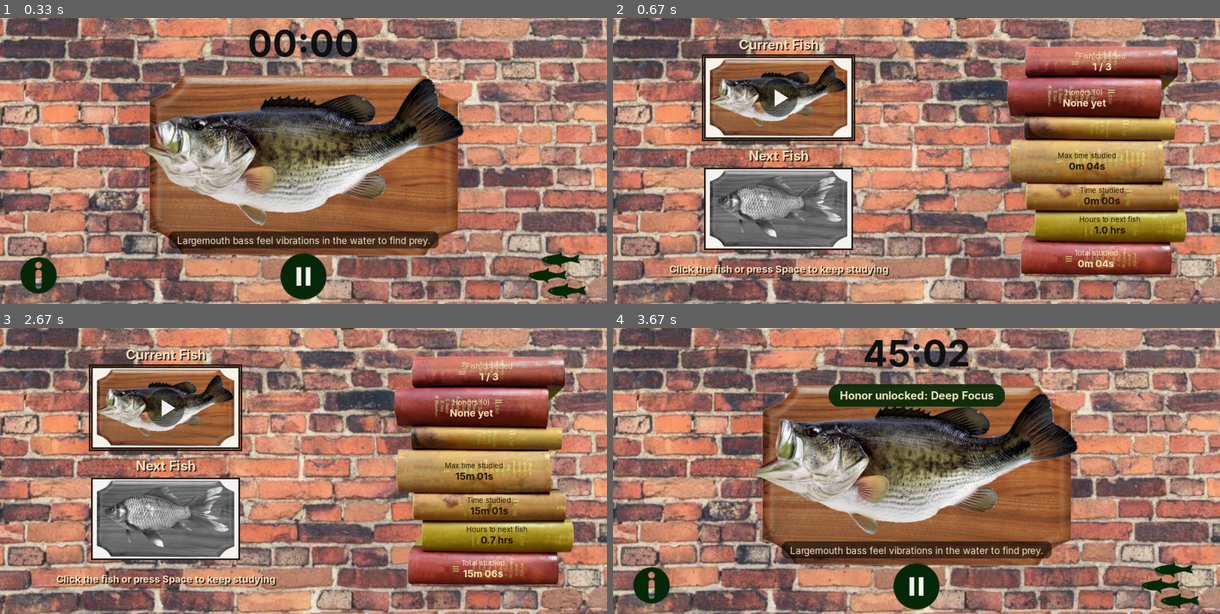
Above: before the commit, frames 1-4 (two rows, left to right).
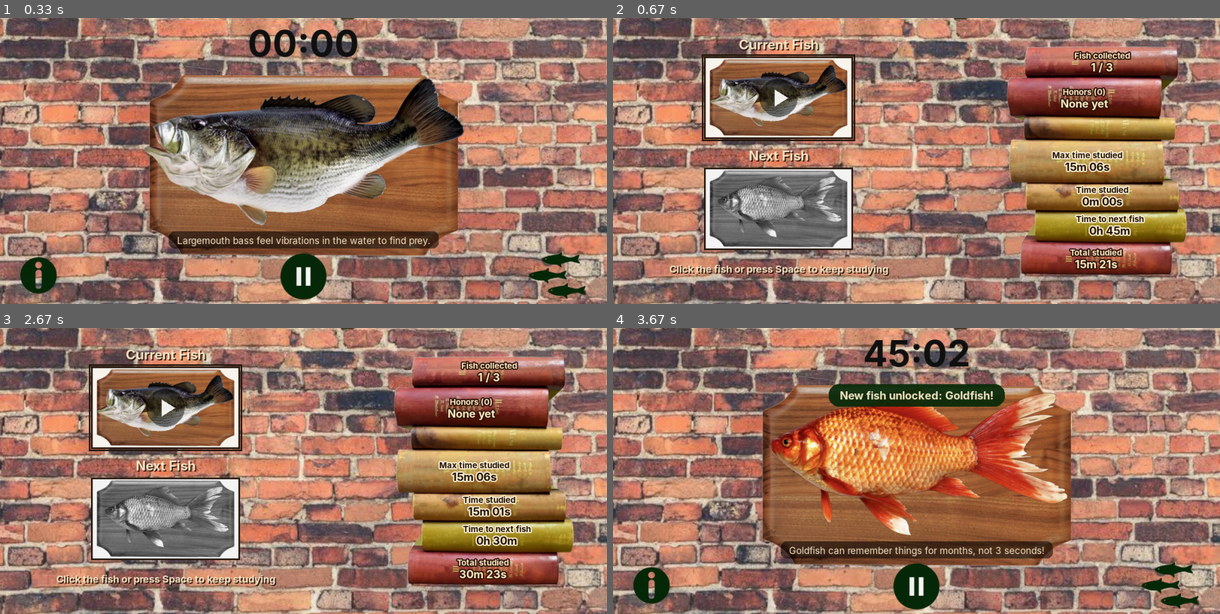
Above: after the commit, the same moments.

Repository: MehelGupta/HowdyHack2026
Game: pygame game, started from pygamefigma.py
Two runs of this game, one before a commit and one after it. Both use one fixed random seed, a clock stepped at 60 frames per second and the inputs below.
Inputs (mouse positions are in pixels of both pictures, inside the frame that each line leads up to):
- Up to frame 1 (0.33 s): no input
- Up to frame 2 (0.67 s): tap Space at 0.33 s
- Up to frame 3 (2.67 s): tap Space at 0.67, 2.33 s; tap T at 1 s
- Up to frame 4 (3.67 s): click (776, 408) at 2.72 s; tap T at 3, 3.4 s

Frame 1 is identical in both runs. In frame 2, 2.7% of the frame differs, in the area x 72-88%, y 11-88%; in frame 3, 2.7%; in frame 4, 18%, in the area x 23-77%, y 21-81%.

Commit message:
made book text more legible

Diff:
--- a/pygamefigma.py
+++ b/pygamefigma.py
@@ -88,6 +88,19 @@
     rect = img.get_rect(**{anchor: pos})
     if shadow:
         surf.blit(fnt.render(text, True, shadow), rect.move(2, 2))
+    surf.blit(img, rect)
+    return rect
+
+
+def draw_text_outlined(surf, text, fnt, color, outline, pos, width=2, anchor="center"):
+    """Draw text with a solid outline around every letter (keeps it readable on busy backgrounds)."""
+    img = fnt.render(text, True, color)
+    edge = fnt.render(text, True, outline)
+    rect = img.get_rect(**{anchor: pos})
+    for dx in range(-width, width + 1):
+        for dy in range(-width, width + 1):
+            if (dx or dy) and dx * dx + dy * dy <= width * width + 1:  # roughly circular outline
+                surf.blit(edge, rect.move(dx, dy))
     surf.blit(img, rect)
     return rect
 
@@ -119,6 +132,13 @@
     h, rem = divmod(sec, 3600)
     m, s = divmod(rem, 60)
     return f"{h}h {m:02d}m" if h else f"{m}m {s:02d}s"
+
+
+def fmt_hm(sec):
+    """Hours and minutes, e.g. "1h 05m". Minutes round UP so it never says 0h 00m before the unlock."""
+    total_min = math.ceil(sec / 60)
+    h, m = divmod(total_min, 60)
+    return f"{h}h {m:02d}m"
 
 
 def load_img(name):
@@ -573,18 +593,21 @@
         "honors": (f"Honors ({len(prog.honors)})", prog.honors[-1] if prog.honors else "None yet"),
         "max": ("Max time studied", fmt_dur(prog.max_session)),
         "time": ("Time studied", fmt_dur(prog.session)),
-        "next": ("Hours to next fish", "All unlocked!" if hrs is None else f"{max(hrs, 0.1):.1f} hrs"),
+        "next": ("Time to next fish", "All unlocked!" if hrs is None else fmt_hm(hrs * 3600)),
         "total": ("Total studied", fmt_dur(prog.total)),
     }
     ox, oy = a.books_origin
     s = a.books_scale
     for cx, cy, key, light in SPINES:
         label, value = values[key]
-        color = (250, 235, 190) if light else (35, 20, 8)
+        # Light cream text with a dark outline on the dark-red books,
+        # dark text with a cream outline on the gold books.
+        color = (255, 240, 200) if light else (30, 15, 5)
+        outline = (45, 18, 8) if light else (255, 244, 214)
         px = bx + (cx - ox) * s
         py = by + (cy - oy) * s
-        draw_text(screen, label, fit_font(label, 13, 220), color, (px, py - 10))
-        draw_text(screen, value, fit_font(value, 18, 220, True), color, (px, py + 9))
+        draw_text_outlined(screen, label, fit_font(label, 15, 210, True), color, outline, (px, py - 11))
+        draw_text_outlined(screen, value, fit_font(value, 20, 210, True), color, outline, (px, py + 10))
 
 
 def draw_info(screen, a):
--- a/save.json
+++ b/save.json
@@ -1 +1 @@
-{"total": 4.382999999999996, "max_session": 4.382999999999996, "honors": []}
+{"total": 921.0350000000024, "max_session": 906.4940000000025, "honors": []}
